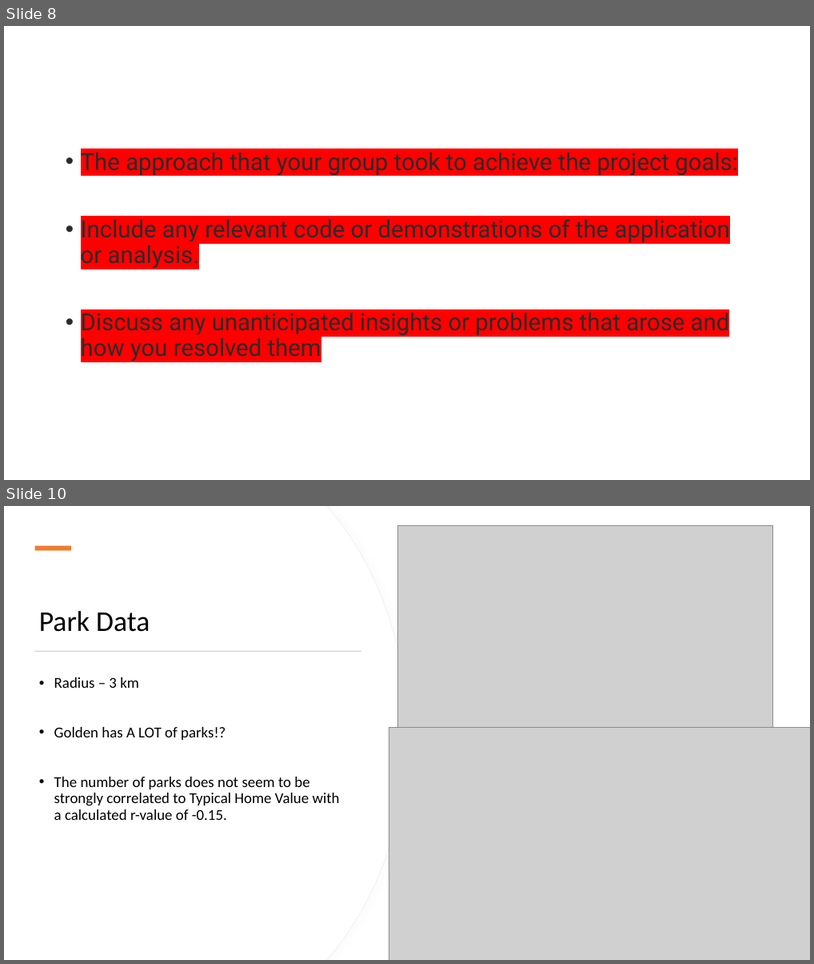
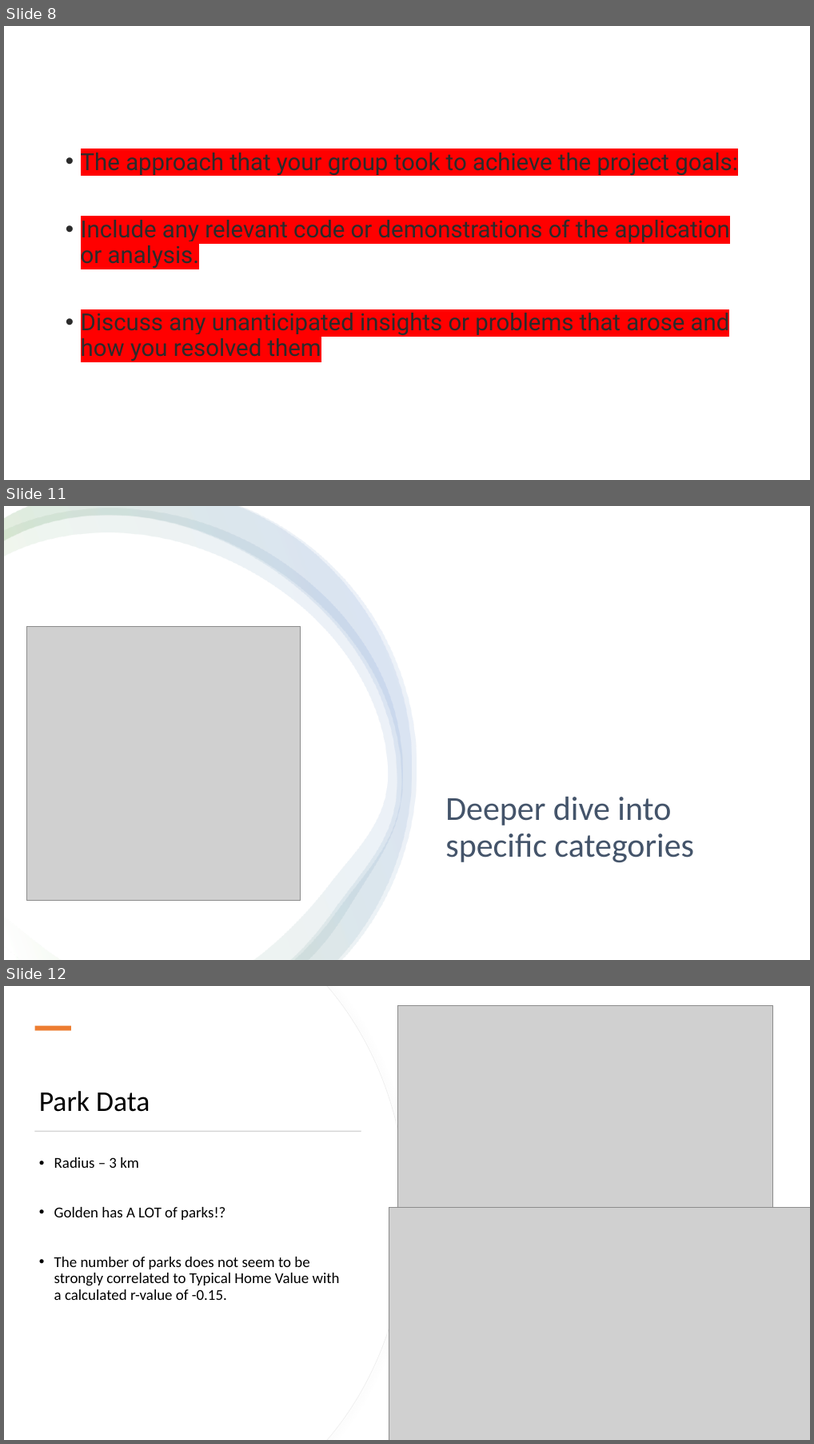
Before and after one commit to StanJohn04/Colorado_Real_Estate, a slide deck: Slide_Deck.pptx. Shown one above the other, each under a label of ours: slides 8 and 10 before the commit, slides 8, 11 and 12 after it; the slides between them are not shown. The pictures are 814x964 and 814x1444 pixels, drawn with LibreOffice and Linux fonts; fonts in the diff are those of the drawing; grey boxes stand for pictures. Boxes give left, top, right and bottom in pixels: in the first picture for what was removed or moved away, otherwise in the second. Text is boxed around its words. In the diff, an @@ line names an element or a change of style, - is before the commit and + after.

```diff
--- a/Slide_Deck.pptx
+++ b/Slide_Deck.pptx
@@ slide 11 added at <box>4,506,810,960</box>, background #FFFFFF @@
@@ rectangle added at <box>4,506,810,960</box>, fill #FFFFFF @@
@@ freeform shape added at <box>4,508,402,960</box>, fill gradient #FFFFFF to #70AD47 to #4472C4 @@
@@ freeform shape added at <box>4,506,412,960</box>, fill gradient #FFFFFF to #70AD47 to #4472C4 @@
@@ freeform shape added at <box>4,506,417,959</box>, fill gradient #FFFFFF to #70AD47 to #4472C4 @@
@@ picture added at <box>26,626,301,900</box> @@
@@ title added at <box>446,796,694,862</box>, 40 pt, text #44546A @@
+Deeper dive into specific categories
@@ what was slide 10 is now slide 12 @@
```
Also in this commit, not shown: 3 slides changed, 3 other slides added, 2 slides removed, 1 other file.
